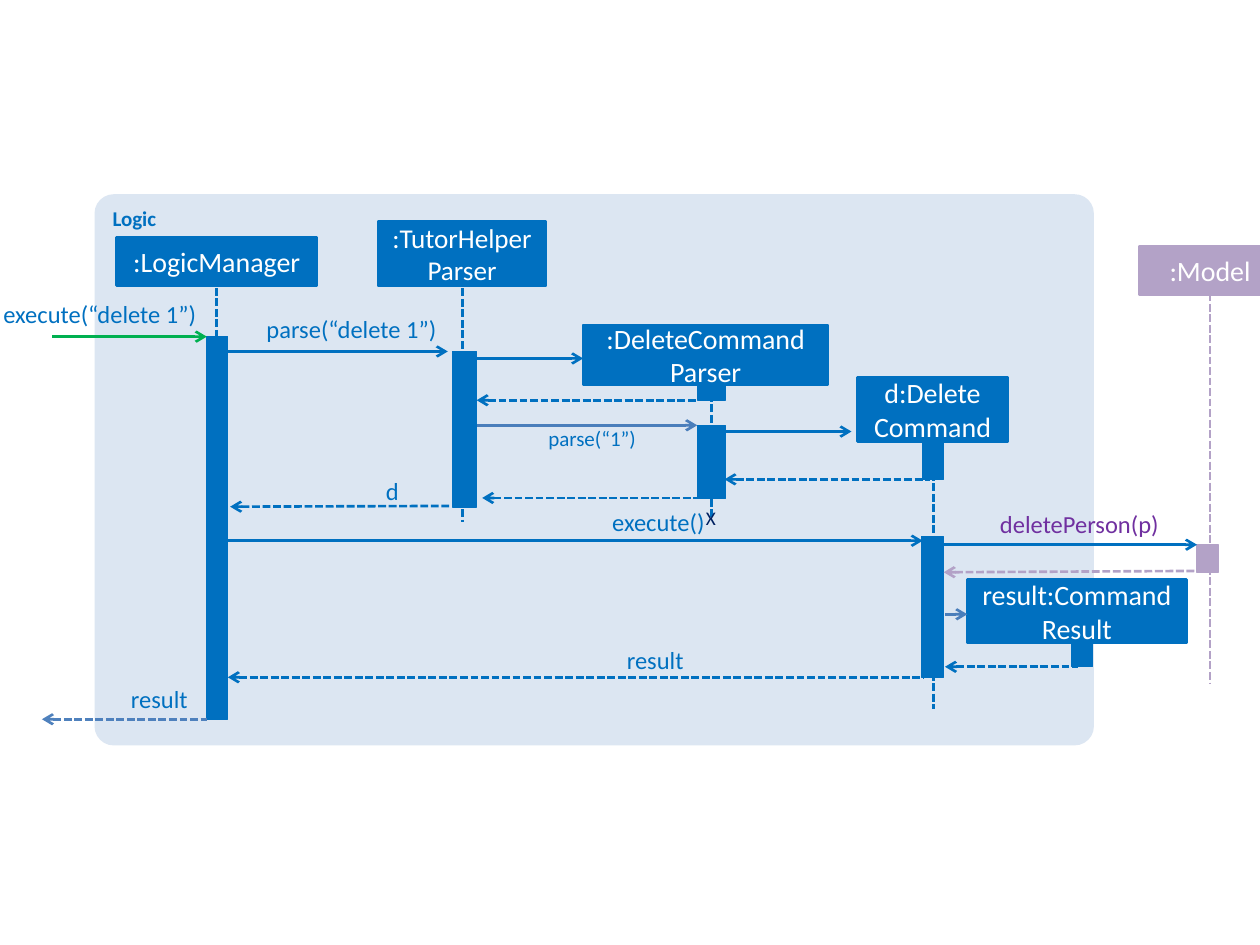
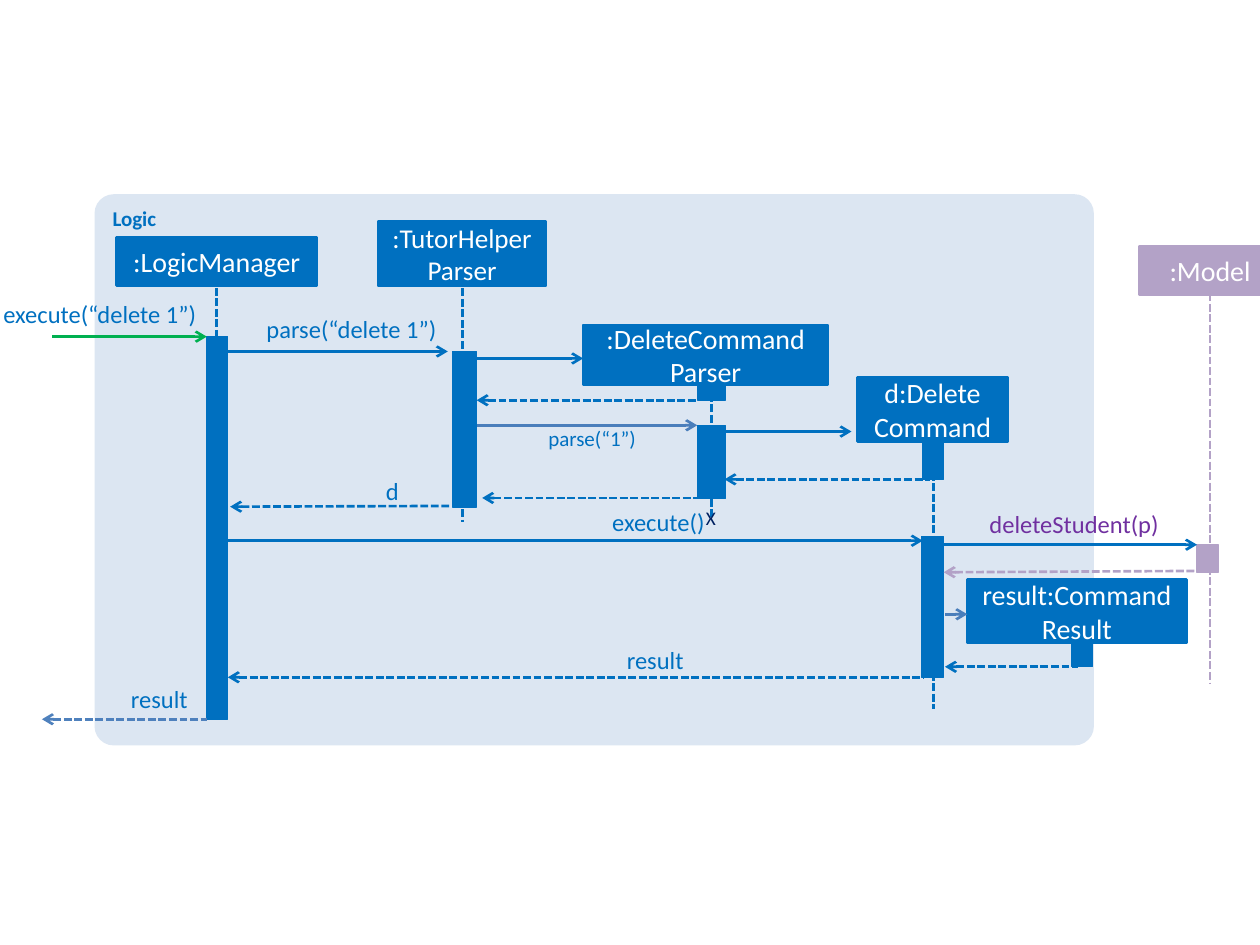
Before and after one commit to ongyz/main, a slide deck: slide 1 of docs/diagrams/LogicComponentSequenceDiagram.pptx. Drawn at 1260x945 pixels with LibreOffice and Linux fonts; fonts in the diff are those of the drawing. Boxes give left, top, right and bottom in pixels: in the first picture for what was removed or moved away, otherwise in the second. Text is boxed around its words. In the diff, an @@ line names an element or a change of style, - is before the commit and + after.

```diff
--- a/docs/diagrams/LogicComponentSequenceDiagram.pptx
+++ b/docs/diagrams/LogicComponentSequenceDiagram.pptx
@@ text at bbox=[989, 515, 1158, 537]: text changed @@
-deletePerson(p)
+deleteStudent(p)
```
Also in this commit, not shown: 9 other files.
